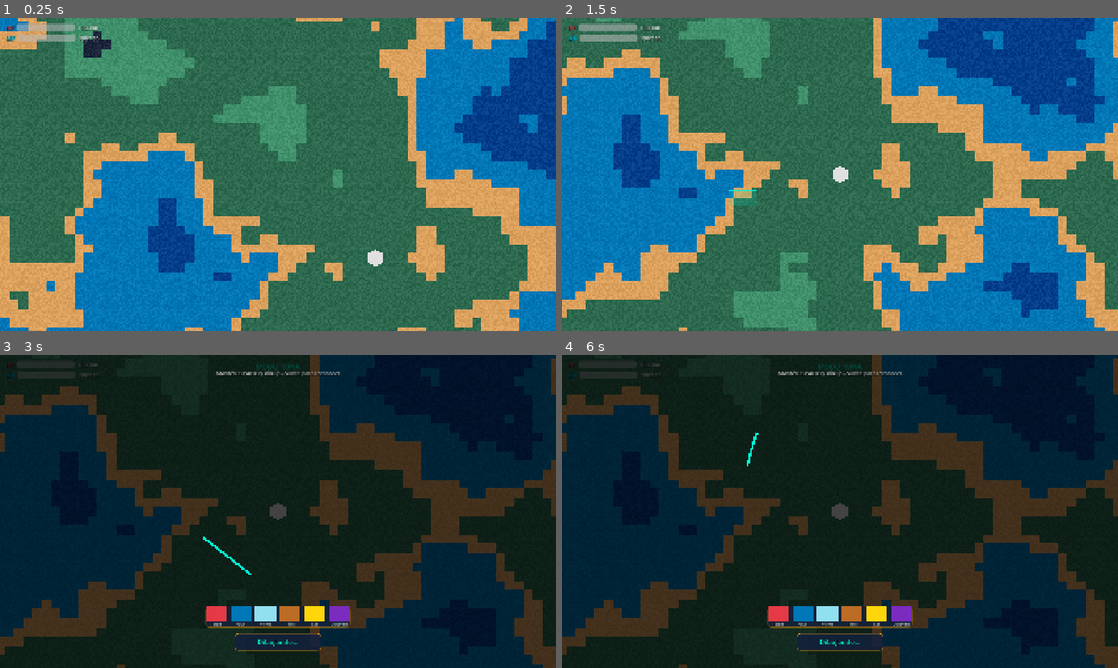
Above: before the commit, frames 1-4 (two rows, left to right).
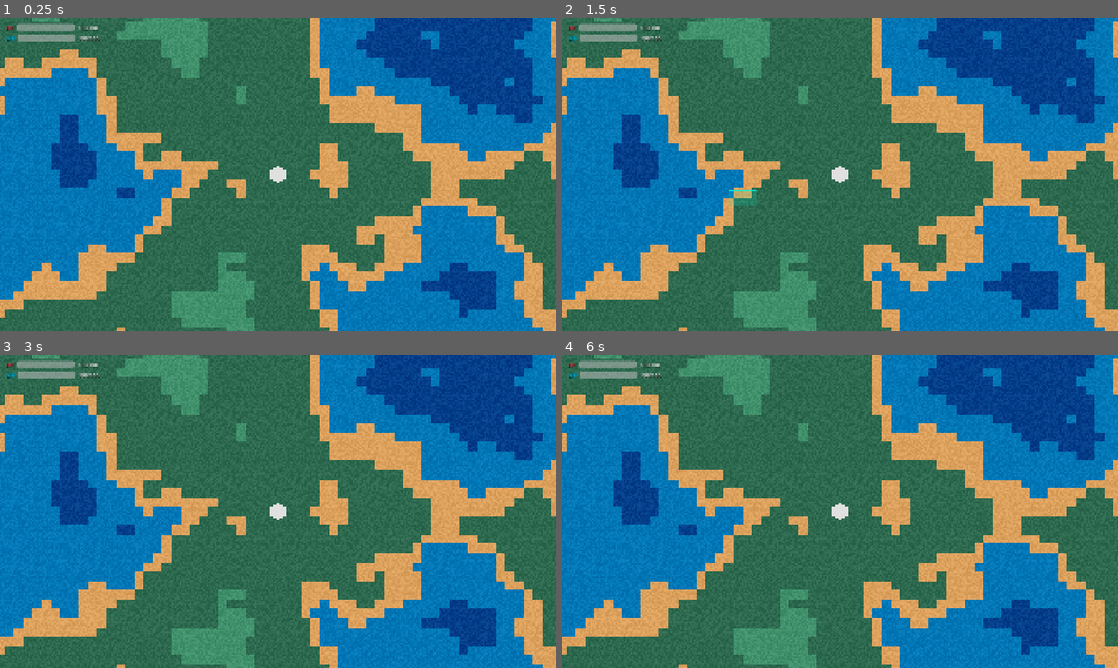
Above: after the commit, the same moments.

Repository: skapxd/honk-magic
Game: Godot game, scene res://scenes/gameplay/main_world.tscn
Same seed, same stepped clock (60 frames per second), same inputs: the game is played once before the commit and once after it. This scene is started directly instead of the project's main scene.
Inputs (mouse positions are in pixels of both pictures, inside the frame that each line leads up to):
- Up to frame 1 (0.25 s): no input
- Up to frame 2 (1.5 s): tap Enter at 0.5 s; move the mouse to (962, 158) at 0.52 s; click (962, 158) at 0.67 s; drag from (728, 190) to (812, 237) at 1.27 s
- Up to frame 3 (3 s): move the mouse to (333, 442) at 2.02 s; click (333, 442) at 2.17 s; tap Space at 2.75 s; drag from (250, 574) to (111, 464) at 2.77 s
- Up to frame 4 (6 s): move the mouse to (1006, 558) at 3.52 s; click (1006, 558) at 3.67 s; tap Enter at 4.25 s; drag from (673, 464) to (756, 433) at 4.27 s; move the mouse to (867, 511) at 5.02 s; click (867, 511) at 5.17 s; tap Space at 5.75 s; drag from (756, 433) to (728, 527) at 5.77 s

The runs differ from the first frame. In frame 1, 68% of the frame differs, in the area x 0-100%, y 0-100%; in frame 2, 0.6%; in frame 3, 100%; in frame 4, 100%.

Commit message:
fix: mejorar UX de hechizos, muro y cámara
Muro de piedra (stone_wall):
- collision_layer = 3 para bloquear jugador y proyectiles
- Grosor aumentado de 20 a 40 píxeles
- Empuja entidades superpuestas con transición suave (tween)
- Usa consulta de física directa para detección inmediata

Animaciones de runas (rune_canvas):
- Fade in/out reducido de 0.15s a 0.05s
- Reconocimiento exitoso: sin delay (era 0.5s)
- Fallos: 0.1s (era 0.3s)
- Gameplay frenético sin interrupciones

Cámara (main_world, player):
- Elimina "salto" visual al cargar escena
- Deshabilita smoothing temporalmente al posicionar
- Respeta posición guardada del SaveManager
- Logs de debug para diagnóstico

🤖 Generated with [Claude Code](https://claude.com/claude-code)

Co-Authored-By: Claude Opus 4.5 <noreply@anthropic.com>

Diff:
--- a/scenes/gameplay/main_world.tscn
+++ b/scenes/gameplay/main_world.tscn
@@ -102,11 +102,30 @@
 		# Generar nuevo mapa
 		terrain.generate()
 
-	# Posicionar jugador en spawn valido
+	# Posicionar jugador - usar posicion guardada si existe, sino spawn valido
 	if player:
-		var spawn_pos := terrain.find_spawn_position()
-		player.global_position = spawn_pos
-		player.target_position = spawn_pos
+		var has_saved_position := SaveManager.current_data != null and SaveManager.current_data.position != Vector2.ZERO
+		if has_saved_position:
+			print(\"[MainWorld] Usando posicion guardada: %s\" % SaveManager.current_data.position)
+			# La posicion ya fue cargada en player._ready()
+		else:
+			var spawn_pos := terrain.find_spawn_position()
+			print(\"[MainWorld] Nueva partida, spawn en: %s\" % spawn_pos)
+			player.global_position = spawn_pos
+			player.target_position = spawn_pos
+
+		# Forzar camara a posicion correcta sin smoothing
+		var camera := player.get_node_or_null(\"Camera2D\") as Camera2D
+		if camera:
+			print(\"[MainWorld] Forzando posicion de camara\")
+			# Deshabilitar smoothing, forzar posicion, luego rehabilitar
+			var was_smoothing := camera.position_smoothing_enabled
+			camera.position_smoothing_enabled = false
+			camera.reset_smoothing()
+			# Esperar un frame y rehabilitar
+			await get_tree().process_frame
+			camera.position_smoothing_enabled = was_smoothing
+			print(\"[MainWorld] Camara lista\")
 
 
 func _on_terrain_generated(width: int, height: int) -> void:
@@ -345,6 +364,10 @@
 		var spawn_pos := terrain.find_spawn_position()
 		player.global_position = spawn_pos
 		player.target_position = spawn_pos
+		# Resetear camara
+		var camera := player.get_node_or_null(\"Camera2D\") as Camera2D
+		if camera:
+			camera.reset_smoothing()
 
 
 func _on_random_seed_pressed() -> void:
@@ -376,6 +399,10 @@
 			var spawn_pos := terrain.find_spawn_position()
 			player.global_position = spawn_pos
 			player.target_position = spawn_pos
+			# Resetear camara
+			var camera := player.get_node_or_null(\"Camera2D\") as Camera2D
+			if camera:
+				camera.reset_smoothing()
 
 
 # ==================== Save & Exit ====================
--- a/scenes/gameplay/rune_canvas.tscn
+++ b/scenes/gameplay/rune_canvas.tscn
@@ -103,7 +103,7 @@
 	if dimmer:
 		dimmer.modulate.a = 0.0
 		var tween := create_tween()
-		tween.tween_property(dimmer, \"modulate:a\", 1.0, 0.15)
+		tween.tween_property(dimmer, \"modulate:a\", 1.0, 0.05)
 
 
 func deactivate() -> void:
@@ -116,7 +116,7 @@
 	# Animar salida (usando dimmer)
 	if dimmer:
 		var tween := create_tween()
-		tween.tween_property(dimmer, \"modulate:a\", 0.0, 0.15)
+		tween.tween_property(dimmer, \"modulate:a\", 0.0, 0.05)
 		tween.tween_callback(func():
 			hide()
 			set_process_input(false)
@@ -181,7 +181,7 @@
 
 	if points.size() < 10:
 		_update_feedback(\"Muy corto\", Color(\"#ff6b6b\"))
-		await get_tree().create_timer(0.3).timeout
+		await get_tree().create_timer(0.1).timeout
 		rune_cancelled.emit()
 		deactivate()
 		return
@@ -198,13 +198,12 @@
 		if line_2d:
 			line_2d.default_color = color
 
-		# Emitir senal y cerrar despues de un momento
-		await get_tree().create_timer(0.5).timeout
+		# Emitir senal inmediatamente para gameplay frenetico
 		rune_recognized.emit(rune_name, score)
 		deactivate()
 	else:
 		_update_feedback(\"No reconocido (%d%%)\" % int(score * 100), Color(\"#ff6b6b\"))
-		await get_tree().create_timer(0.3).timeout
+		await get_tree().create_timer(0.1).timeout
 		rune_cancelled.emit()
 		deactivate()
 
--- a/scenes/spells/stone_wall.tscn
+++ b/scenes/spells/stone_wall.tscn
@@ -9,12 +9,15 @@
 # Muro de piedra que bloquea el paso.
 
 @export var duration: float = 8.0
-@export var wall_width: float = 20.0
+@export var wall_width: float = 40.0
 @export var wall_color: Color = Color(\"#bc6c25\")
+@export var push_margin: float = 10.0  # Margen extra al empujar
 
 var caster: Node2D = null
 var start_pos: Vector2 = Vector2.ZERO
 var end_pos: Vector2 = Vector2.ZERO
+var wall_direction: Vector2 = Vector2.ZERO  # Direccion del muro (normalizada)
+var wall_normal: Vector2 = Vector2.ZERO  # Perpendicular al muro
 
 @onready var line: Line2D = $Line2D
 @onready var collision: CollisionShape2D = $StaticBody2D/CollisionShape2D
@@ -30,6 +33,10 @@
 	start_pos = p_start
 	end_pos = p_end
 
+	# Calcular direccion y normal del muro
+	wall_direction = (end_pos - start_pos).normalized()
+	wall_normal = Vector2(-wall_direction.y, wall_direction.x)  # Perpendicular
+
 	# Posicionar en el centro
 	global_position = (start_pos + end_pos) / 2.0
 
@@ -43,16 +50,66 @@
 		line.width = wall_width
 		line.default_color = wall_color
 
-	# Configurar colision
+	var wall_length := start_pos.distance_to(end_pos)
+	var angle := (end_pos - start_pos).angle()
+
+	# Configurar colision del StaticBody
 	if collision:
 		var shape := RectangleShape2D.new()
-		var wall_length := start_pos.distance_to(end_pos)
 		shape.size = Vector2(wall_length, wall_width)
 		collision.shape = shape
+		collision.get_parent().rotation = angle
 
-		# Rotar para alinear con la linea
-		var angle := (end_pos - start_pos).angle()
-		collision.get_parent().rotation = angle
+	# Empujar entidades superpuestas usando consulta de fisica directa
+	_push_overlapping_bodies()
+
+
+func _push_overlapping_bodies() -> void:
+	var wall_length: float = start_pos.distance_to(end_pos)
+	var angle: float = (end_pos - start_pos).angle()
+
+	# Crear query de fisica
+	var space_state := get_world_2d().direct_space_state
+	var query := PhysicsShapeQueryParameters2D.new()
+
+	var query_shape := RectangleShape2D.new()
+	query_shape.size = Vector2(wall_length, wall_width + push_margin * 2)
+	query.shape = query_shape
+	query.transform = Transform2D(angle, global_position)
+	query.collision_mask = 1  # Detectar layer 1 (player)
+
+	var results := space_state.intersect_shape(query)
+	print(\"[StoneWall] Detectadas %d entidades superpuestas\" % results.size())
+
+	for result in results:
+		var body: Node2D = result.collider
+		if body is CharacterBody2D:
+			_push_body_out(body)
+
+
+func _push_body_out(body: CharacterBody2D) -> void:
+	# Calcular en que lado del muro esta el cuerpo
+	var to_body: Vector2 = body.global_position - global_position
+	var side: float = sign(to_body.dot(wall_normal))
+	if side == 0:
+		side = 1.0  # Default a un lado si esta exactamente en el centro
+
+	# Calcular punto mas cercano en la linea del muro
+	var t: float = to_body.dot(wall_direction)
+	var wall_length: float = start_pos.distance_to(end_pos)
+	t = clampf(t, -wall_length / 2.0, wall_length / 2.0)
+
+	# Posicion de salida: perpendicular al muro + margen
+	var exit_distance: float = (wall_width / 2.0) + push_margin + 30.0  # 30 = radio aprox del player
+	var exit_pos: Vector2 = global_position + wall_direction * t + wall_normal * side * exit_distance
+
+	print(\"[StoneWall] Empujando %s de %s a %s\" % [body.name, body.global_position, exit_pos])
+
+	# Transicion suave como deslizandose
+	var tween := create_tween()
+	tween.set_ease(Tween.EASE_OUT)
+	tween.set_trans(Tween.TRANS_QUAD)
+	tween.tween_property(body, \"global_position\", exit_pos, 0.25)
 
 
 func _on_timeout() -> void:
@@ -63,19 +120,19 @@
 "
 
 [sub_resource type="RectangleShape2D" id="RectangleShape2D_wall"]
-size = Vector2(100, 20)
+size = Vector2(100, 40)
 
 [node name="StoneWall" type="Node2D"]
 script = SubResource("GDScript_stone_wall")
 
 [node name="Line2D" type="Line2D" parent="."]
-width = 20.0
+width = 40.0
 default_color = Color(0.737255, 0.423529, 0.145098, 1)
 begin_cap_mode = 2
 end_cap_mode = 2
 
 [node name="StaticBody2D" type="StaticBody2D" parent="."]
-collision_layer = 6
+collision_layer = 3
 
 [node name="CollisionShape2D" type="CollisionShape2D" parent="StaticBody2D"]
 shape = SubResource("RectangleShape2D_wall")
--- a/scripts/entities/player.gd
+++ b/scripts/entities/player.gd
@@ -45,12 +45,22 @@
 	_create_hexagon_visual()
 	_update_selection_visual()
 
+	print("[Player] Posicion inicial: %s" % global_position)
+
 	# Inicializar HP/MP desde SaveManager si existe
 	if SaveManager.current_data:
+		print("[Player] Cargando desde SaveManager - posicion guardada: %s" % SaveManager.current_data.position)
 		hp = SaveManager.current_data.hp_actual
 		mp = SaveManager.current_data.mp_actual
 		global_position = SaveManager.current_data.position
 		target_position = global_position
+		print("[Player] Nueva posicion: %s" % global_position)
+
+		# Resetear smoothing de la camara para evitar el "salto" visual
+		var camera := get_node_or_null("Camera2D") as Camera2D
+		if camera:
+			print("[Player] Reseteando smoothing de camara")
+			camera.reset_smoothing()
 
 	# Emitir valores iniciales
 	hp_changed.emit(hp, max_hp)
